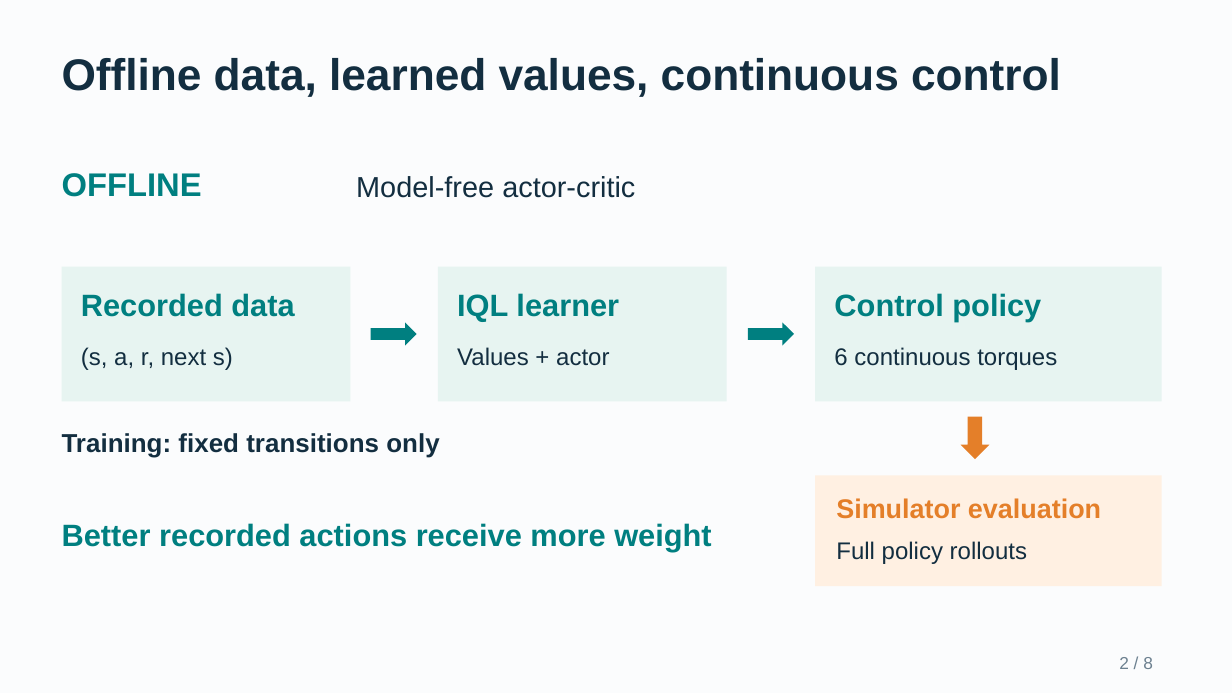
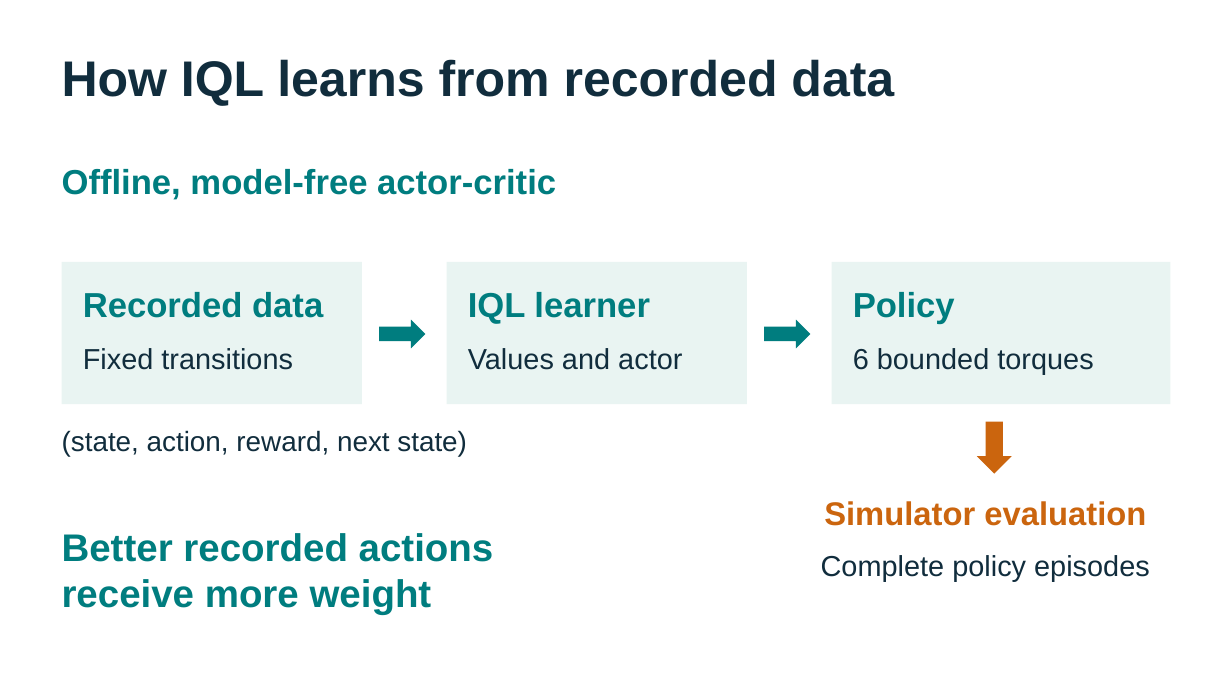
Before and after one commit to MedvAx-AI/iql-halfcheetah, a slide deck: slide 2 of docs/presentation/IQL_RL_Proposal.pptx. Drawn at 1232x693 pixels with LibreOffice and Linux fonts; fonts in the diff are those of the drawing. Boxes give left, top, right and bottom in pixels: in the first picture for what was removed or moved away, otherwise in the second. Text is boxed around its words. In the diff, an @@ line names an element or a change of style, - is before the commit and + after.

```diff
--- a/docs/presentation/IQL_RL_Proposal.pptx
+++ b/docs/presentation/IQL_RL_Proposal.pptx
@@ background #FBFCFD to #FFFFFF @@
@@ text at [62,59,894,106]: text changed; size 34.5 to 39 pt; text colour #132E40 to #112D3D @@
-Offline data, learned values, continuous control
+How IQL learns from recorded data
@@ text at [62,169,556,200]: text changed; size 22.5 to 27 pt; text colour #132E40 to #007D7F; bold on @@
-Model-free actor-critic
+Offline, model-free actor-critic
@@ text removed at [62,173,202,197] @@
-OFFLINE
@@ rectangle: place and size @@
-rectangle at [62,267,350,402]
+rectangle at [62,262,362,404]
@@ fill #E7F4F1 to #E9F4F2 in 3 elements at [62,262,362,404], [832,262,1171,404], [446,262,747,404] @@
@@ rectangle: place and size @@
-rectangle at [438,267,726,402]
+rectangle at [446,262,747,404]
@@ rectangle: place and size @@
-rectangle at [815,267,1162,402]
+rectangle at [832,262,1171,404]
@@ text "Recorded data" at [83,292,323,318]: size 24 to 27 pt, text colour #007F80 to #007D7F @@
@@ text "IQL learner" at [468,292,650,324]: size 24 to 27 pt, text colour #007F80 to #007D7F @@
@@ text "IQL learner": place and size @@
-text "IQL learner" at [457,293,619,322]
+text "IQL learner" at [468,292,650,324]
@@ text at [853,292,955,324]: text changed; size 24 to 27 pt; text colour #007F80 to #007D7F @@
-Control policy
+Policy
@@ right arrow: place and size @@
-right arrow at [371,323,417,346]
+right arrow at [379,320,425,348]
@@ right arrow at [379,320,425,348]: fill #007F80 to #007D7F @@
@@ right arrow at [764,320,811,348]: fill #007F80 to #007D7F @@
@@ right arrow: place and size @@
-right arrow at [748,323,794,346]
+right arrow at [764,320,811,348]
@@ text removed at [81,347,233,370] @@
-(s, a, r, next s)
@@ text at [83,348,293,370]: text changed; size 20.2 to 22.5 pt; text colour #132E40 to #112D3D; bold off @@
-Training: fixed transitions only
+Fixed transitions
@@ text at [468,348,682,370]: text changed; size 18.8 to 22.5 pt; text colour #132E40 to #112D3D @@
-Values + actor
+Values and actor
@@ text at [853,348,1093,374]: text changed; size 18.8 to 22.5 pt; text colour #132E40 to #112D3D @@
-6 continuous torques
+6 bounded torques
@@ text added at [62,430,467,456], 21.8 pt, text #112D3D @@
+(state, action, reward, next state)
@@ down arrow: place and size @@
-down arrow at [961,417,990,459]
+down arrow at [977,421,1012,473]
@@ down arrow at [977,421,1012,473]: fill #E47F29 to #CB650E @@
@@ rectangle removed at [815,476,1162,587] @@
@@ text "Simulator evaluation": place and size @@
-text "Simulator evaluation" at [836,498,1101,519]
+text "Simulator evaluation" at [824,501,1146,526]
@@ text "Simulator evaluation" at [824,501,1146,526]: size 21 to 25.5 pt, text colour #E47F29 to #CB650E; alignment left to centre @@
@@ text at [62,533,494,614]: text changed; size 24 to 30 pt; text colour #007F80 to #007D7F @@
-Better recorded actions receive more weight
+Better recorded actions
+receive more weight
@@ text at [821,555,1150,581]: text changed; size 18.8 to 22.5 pt; text colour #132E40 to #112D3D @@
-Full policy rollouts
+Complete policy episodes
@@ text removed at [1119,657,1153,669] @@
-2 / 8
```
Also in this commit, not shown: 7 other slides changed, 9 other files.
